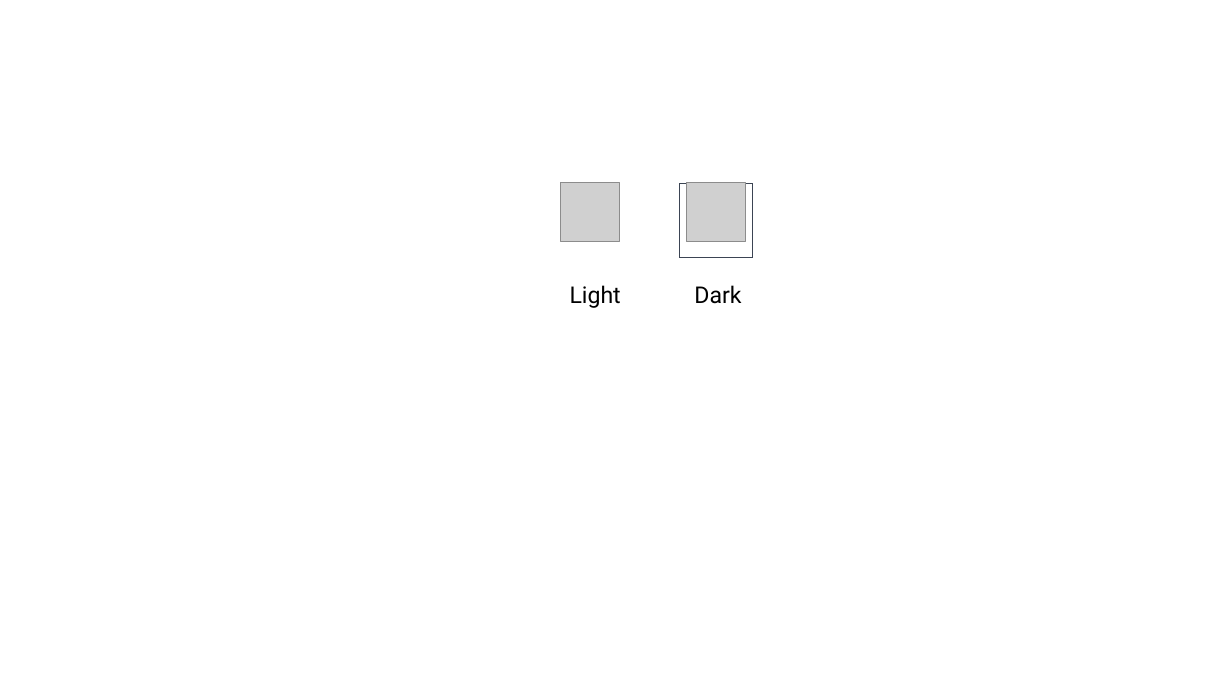
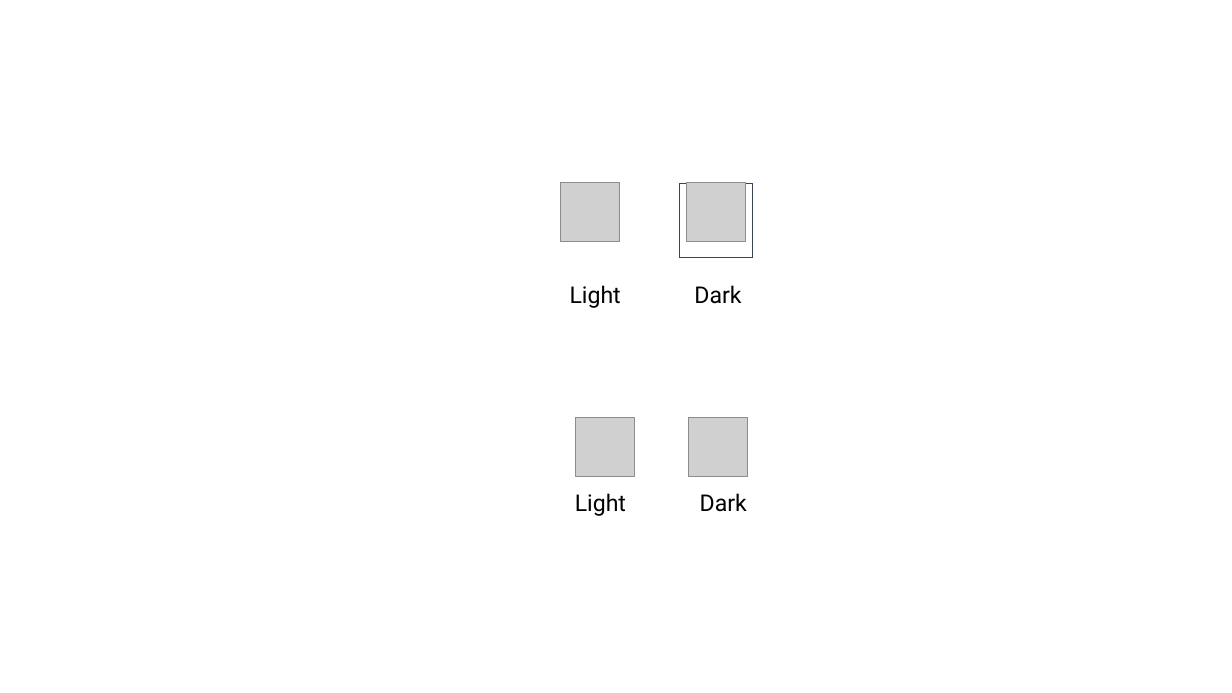
Before and after one commit to tonithiago/toni-bim, a slide deck: slide 1 of toniBIM-icons.pptx. Drawn at 1232x693 pixels with LibreOffice and Linux fonts; fonts in the diff are those of the drawing; grey boxes stand for pictures; background and template pictures are left out. Boxes give left, top, right and bottom in pixels: in the first picture for what was removed or moved away, otherwise in the second. Text is boxed around its words. In the diff, an @@ line names an element or a change of style, - is before the commit and + after.

```diff
--- a/toniBIM-icons.pptx
+++ b/toniBIM-icons.pptx
@@ picture added at bbox=[576, 418, 634, 476] @@
@@ picture added at bbox=[689, 418, 747, 476] @@
@@ text added at bbox=[575, 493, 626, 516], 18 pt, text #000000 @@
+Light
@@ text added at bbox=[700, 493, 747, 512], 18 pt, text #000000 @@
+Dark
```
Also in this commit, not shown: 10 other files.
